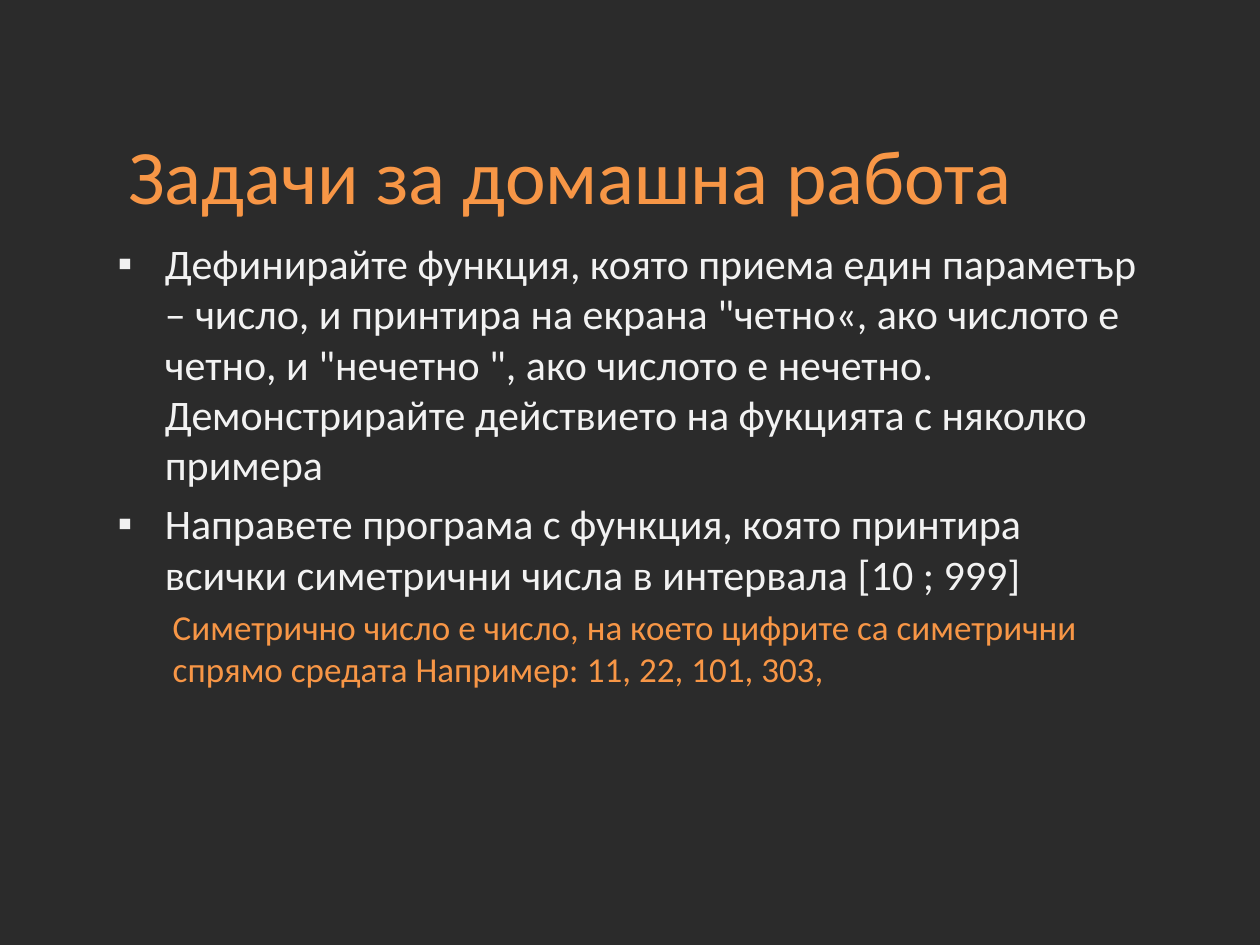
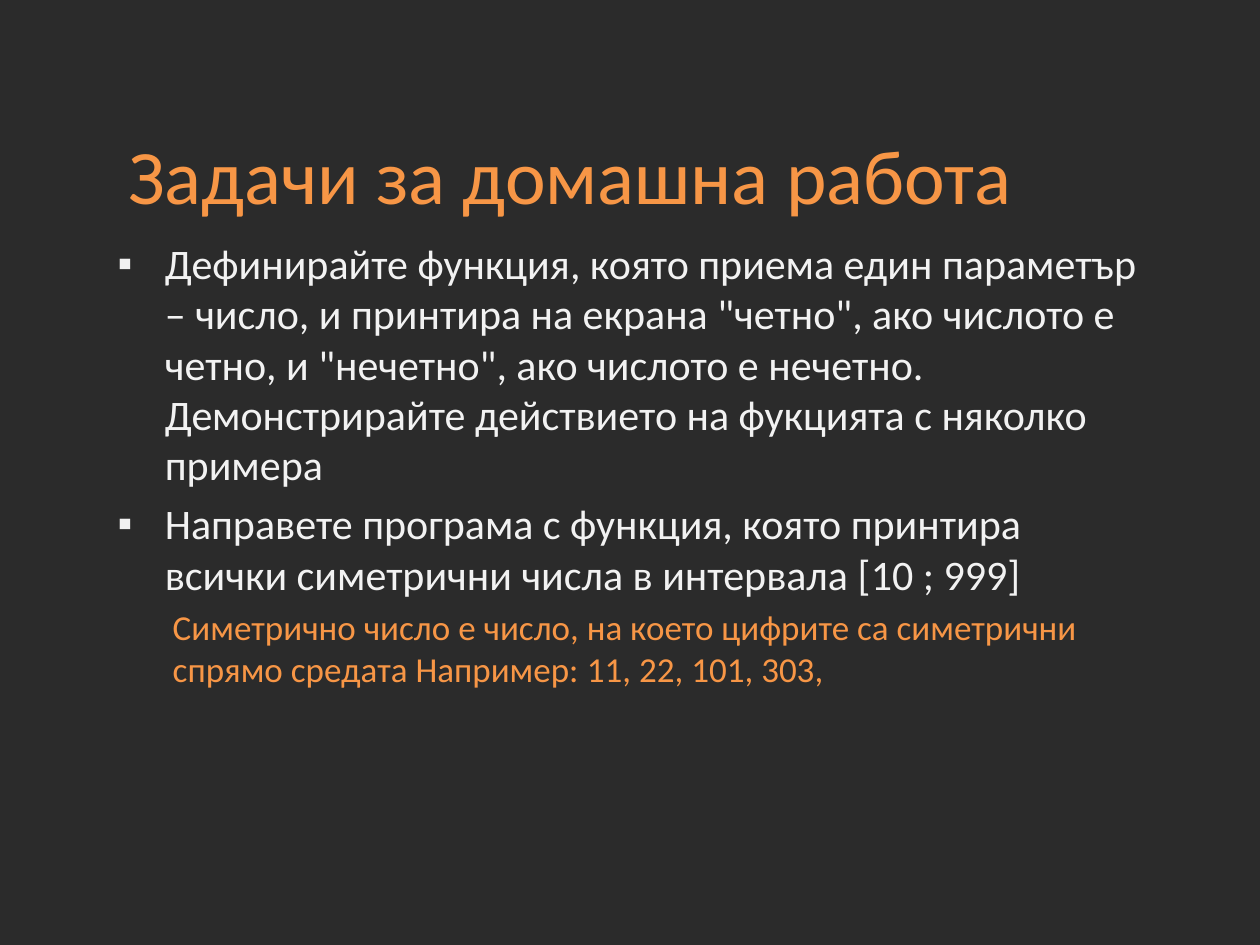
Before and after one commit to Academy-Soft-Intellect/Java-Course, a slide deck: slide 32 of 08-Methods-and-Recursion.pptx. Drawn at 1260x945 pixels with LibreOffice and Linux fonts; fonts in the diff are those of the drawing; background and template pictures are left out; a plain dark background stands for a picture behind light text. Boxes give left, top, right and bottom in pixels: in the first picture for what was removed or moved away, otherwise in the second. Text is boxed around its words. In the diff, an @@ line names an element or a change of style, - is before the commit and + after.

Commit message:
Added Lecture 10 and examples

```diff
--- a/08-Methods-and-Recursion.pptx
+++ b/08-Methods-and-Recursion.pptx
@@ text at box(165, 250, 1136, 487): text changed @@
-▪ Дефинирайте функция, която приема един параметър – число, и принтира на екрана "четно«, ако числото е четно, и "нечетно ", ако числото е нечетно. Демонстрирайте действието на фукцията с няколко примера
+▪ Дефинирайте функция, която приема един параметър – число, и принтира на екрана "четно", ако числото е четно, и "нечетно", ако числото е нечетно. Демонстрирайте действието на фукцията с няколко примера
```
Also in this commit, not shown: 40 other files.
